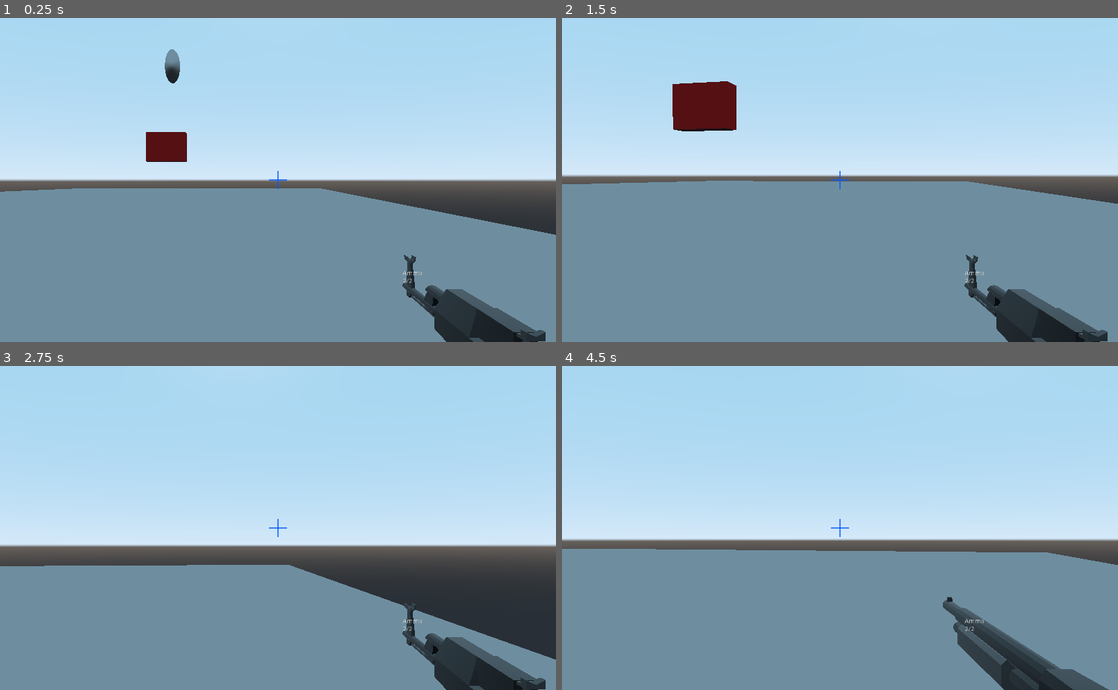
Above: before the commit, frames 1-4 (two rows, left to right).
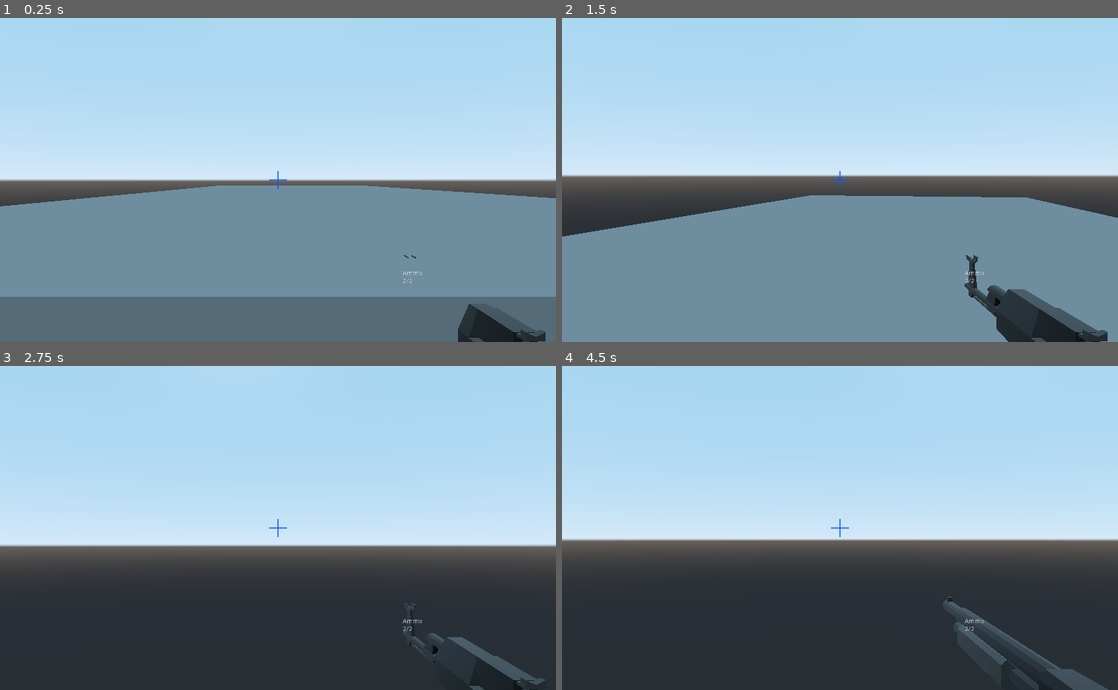
Above: after the commit, the same moments.

Repository: TheNoobBOBXD/Game2021
Game: Godot game, scene res://Scenes/World.tscn
Two runs of this game, one before a commit and one after it. Both use one fixed random seed, a clock stepped at 60 frames per second and the inputs below.
Inputs (mouse positions are in pixels of both pictures, inside the frame that each line leads up to):
- Up to frame 1 (0.25 s): no input
- Up to frame 2 (1.5 s): move the mouse to (867, 180) at 0.52 s; hold W (move_forward) from 0.53 s (still down); tap Space (jump) at 0.6, 0.77, 1.07 s; move the mouse to (812, 180) at 1.27 s; tap E (Interact) at 1.35 s
- Up to frame 3 (2.75 s): keep holding W (move_forward); tap Space (jump) at 1.52, 1.55, 1.82, 2.3 s; move the mouse to (289, 521) at 2.02 s; tap Ctrl (crouch) at 2.1 s
- Up to frame 4 (4.5 s): keep holding W (move_forward); move the mouse to (834, 534) at 2.77 s; click (834, 534) at 2.85 s; tap Space (jump) at 3.02, 3.05, 3.32, 3.77, 3.8, 4.07 s; move the mouse to (878, 531) at 3.52 s; tap 1 (weapon1) at 3.6 s; move the mouse to (795, 524) at 4.27 s; tap 2 (weapon2) at 4.35 s

The runs differ from the first frame. In frame 1, 18% of the frame differs, in the area x 0-100%, y 9-100%; in frame 2, 8.6%; in frame 3, 29%; in frame 4, 40%, in the area x 0-100%, y 56-100%.

Commit message:
Game
Testing

Diff:
--- a/PrisonEscape3D/Scenes/World.tscn
+++ b/PrisonEscape3D/Scenes/World.tscn
@@ -18,17 +18,26 @@
 transform = Transform( 1.41337, 0, 0, 0, 1.41337, 0, 0, 0, 1.41337, 0, 0, 0 )
 
 [node name="Player" parent="." instance=ExtResource( 1 )]
-transform = Transform( 0.25, 0, 0, 0, 0.25, 0, 0, 0, 0.25, 4.24517, -8.4344e-08, 21.9883 )
-jump_power = 25
+transform = Transform( 0.25, 0, 0, 0, 0.25, 0, 0, 0, 0.25, -4.9527, -8.4344e-08, 11.3754 )
 
 [node name="Groundbase" type="MeshInstance" parent="."]
-transform = Transform( 13.3628, 0, 0, 0, 1, 0, 0, 0, 26.8455, -4.41974, -2.66921, 2.51287 )
+transform = Transform( 2.92253, 0, 0, 0, 1, 0, 0, 0, 8.05365, -4.41974, -1.25415, 2.51287 )
 mesh = SubResource( 1 )
 material/0 = null
 
 [node name="StaticBody" type="StaticBody" parent="Groundbase"]
 
 [node name="CollisionShape" type="CollisionShape" parent="Groundbase/StaticBody"]
+shape = SubResource( 2 )
+
+[node name="Groundbase2" type="MeshInstance" parent="."]
+transform = Transform( -0.662908, 0, 0, 0, 0.0999999, 0, 0, 0, -0.631677, -5.14756, -0.696832, 11.3347 )
+mesh = SubResource( 1 )
+material/0 = null
+
+[node name="StaticBody" type="StaticBody" parent="Groundbase2"]
+
+[node name="CollisionShape" type="CollisionShape" parent="Groundbase2/StaticBody"]
 shape = SubResource( 2 )
 
 [node name="Button" type="MeshInstance" parent="."]
